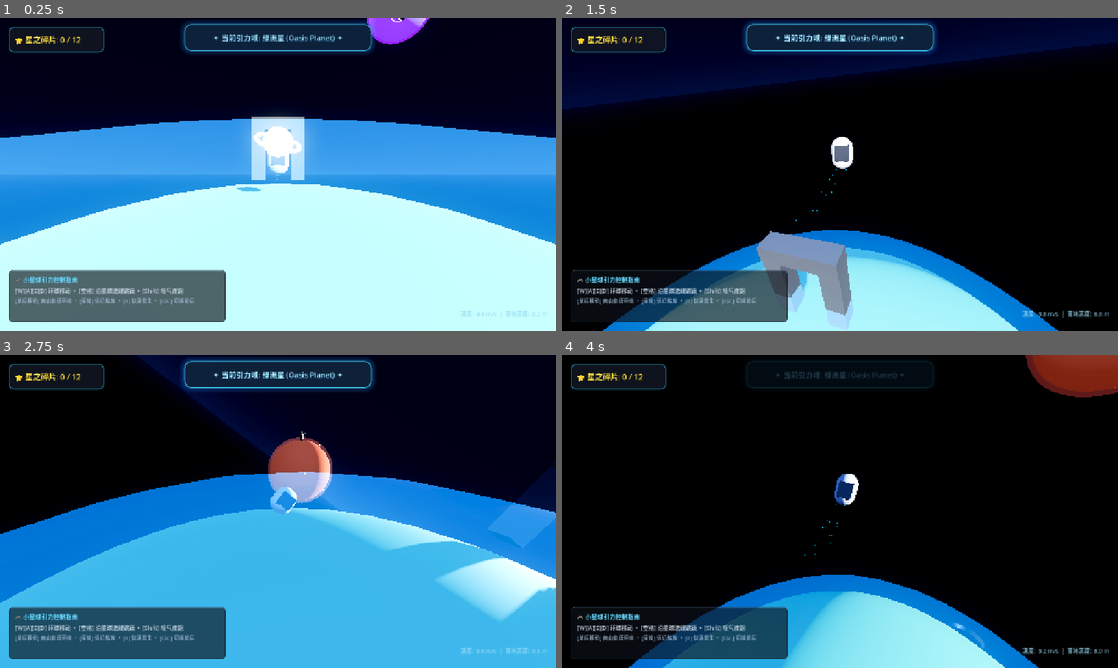
Above: before the commit, frames 1-4 (two rows, left to right).
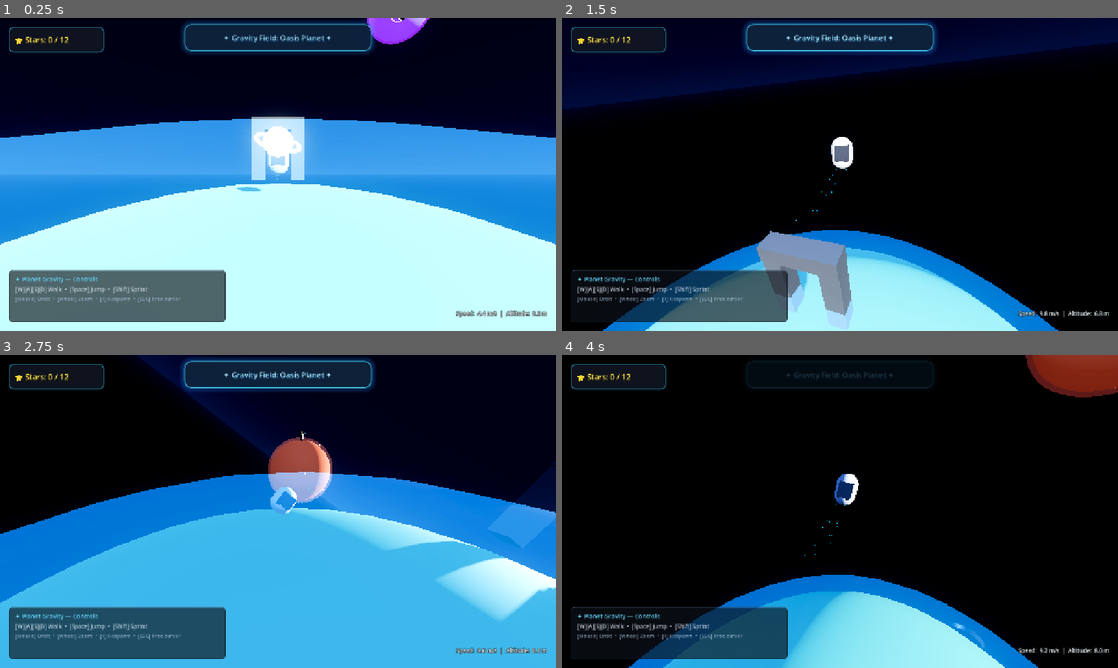
Above: after the commit, the same moments.

Repository: WadeCd/planet
Game: Godot game, scene res://scenes/main.tscn
Two runs of this game, one before a commit and one after it. Both use one fixed random seed, a clock stepped at 60 frames per second and the inputs below.
Inputs (mouse positions are in pixels of both pictures, inside the frame that each line leads up to):
- Up to frame 1 (0.25 s): no input
- Up to frame 2 (1.5 s): tap Enter (ui_accept) at 0.5 s; move the mouse to (867, 174) at 0.52 s; hold Shift (sprint) 0.53-1.28 s; hold W (move_forward) from 0.53 s (still down); click (867, 174) at 0.67 s; tap Space (jump) at 0.77 s; move the mouse to (812, 174) at 1.27 s; tap Q at 1.35 s; click (812, 174) at 1.42 s
- Up to frame 3 (2.75 s): keep holding W (move_forward); tap Space (jump) at 1.52 s; move the mouse to (289, 505) at 2.02 s; hold E from 2.03 s (still down); click (289, 505) at 2.17 s
- Up to frame 4 (4 s): keep holding W (move_forward); move the mouse to (834, 517) at 2.77 s; release E at 2.78 s; tap Shift (sprint) at 2.85 s; click (834, 517) at 2.92 s; tap Space (jump) at 3.02, 3.77 s; move the mouse to (878, 514) at 3.52 s; hold Q from 3.53 s (still down); click (878, 514) at 3.67 s

The runs differ from the first frame. In frame 1, 1.6% of the frame differs, in the area x 2-99%, y 4-96%; in frame 2, 1.8%; in frame 3, 1.7%; in frame 4, 1.6%.

Commit message:
feat(game): 游戏内 19 处中文 UI 文案全部改为英文
EP01 devlog 受众是 YouTube/X/TikTok 英文用户，画面里不能出现中文 UI。
用户要求"录之前改成英文，没得商量"。

改动 7 个文件、19 处：
- scripts/hud.gd   星数 / 引力域横幅 / 遥测 三个运行时字符串
- scripts/main.gd  初始星球名
- scripts/planet.gd  planet_name 默认值
- scripts/player.gd  失重状态提示
- scenes/main.tscn  三个星球名（去掉中文，保留英文）
- scenes/hud.tscn   9 处 label 文案
- project.godot     窗口标题 -> "Planet Gravity"

英文按短句定稿（英文比中文长，HUD 面板有固定宽度，避免溢出）。

同时修掉两个"上镜才看得出"的问题（lead 实机截图确认后追加）：
1. 控制指南标题的 emoji 🎮 在 Godot 默认字体下渲染成方块(tofu)，
   换成 ✦（同横幅风格，实测可正常渲染）。
2. 右下角遥测 Speed/Altitude 原来是无面板的浅青色文字，
   叠在明亮行星表面上几乎看不见 —— 而这块正是本期要讲的核心读数。
   改为近白文字 + 深色描边(outline_size=4)，任何背景上都清晰。

验证（实机，非声称）：
- CJK 扫描 scripts/ scenes/ project.godot -> 无匹配
- Godot --headless --quit-after 120 -> exit 0，无脚本错误
- 非 headless 启动 + 全屏截图 + 亲眼看：HUD 5 个区块全部英文、
  无溢出无裁剪；遥测改描边后清晰可读；✦ 正常渲染无 tofu
- 顺带确认：不要用 *_console.exe 录制，它会多开一个黑色控制台窗口抢焦点

注：胜利弹窗被动运行不触发，由 teammate 在 %TEMP% 工程副本中量过几何，
内容自适应、最长行 473px 在 1280 画布内，结构上不会裁剪。

Diff:
--- a/project.godot
+++ b/project.godot
@@ -10,7 +10,7 @@
 
 [application]
 
-config/name="小星球引力 - Planet Gravity"
+config/name="Planet Gravity"
 config/description="3D Spherical Gravity & Mini-Planet Exploration in Godot 4"
 run/main_scene="res://scenes/main.tscn"
 config/features=PackedStringArray("4.7", "Forward Plus")
--- a/scenes/hud.tscn
+++ b/scenes/hud.tscn
@@ -99,7 +99,7 @@
 theme_override_colors/font_color = Color(1, 0.9, 0.3, 1)
 theme_override_colors/font_shadow_color = Color(0, 0, 0, 0.5)
 theme_override_font_sizes/font_size = 18
-text = "⭐ 星之碎片: 0 / 0"
+text = "⭐ Stars: 0 / 0"
 
 [node name="TopCenter" type="MarginContainer" parent="Control"]
 layout_mode = 1
@@ -121,7 +121,7 @@
 theme_override_colors/font_color = Color(0.7, 0.95, 1, 1)
 theme_override_colors/font_shadow_color = Color(0, 0.2, 0.4, 0.8)
 theme_override_font_sizes/font_size = 17
-text = "✦ 当前引力域: 绿洲小行星 ✦"
+text = "✦ Gravity Field: Oasis Planet ✦"
 horizontal_alignment = 1
 
 [node name="BottomLeft" type="MarginContainer" parent="Control"]
@@ -154,19 +154,19 @@
 layout_mode = 2
 theme_override_colors/font_color = Color(0.4, 0.85, 1, 1)
 theme_override_font_sizes/font_size = 14
-text = "🎮 小星球引力控制指南"
+text = "✦ Planet Gravity — Controls"
 
 [node name="Line1" type="Label" parent="Control/BottomLeft/HelpPanel/Margin/VBox"]
 layout_mode = 2
 theme_override_colors/font_color = Color(0.85, 0.9, 0.95, 0.85)
 theme_override_font_sizes/font_size = 13
-text = "[W][A][S][D] 环球移动  •  [空格] 沿星球法线跳跃  •  [Shift] 喷气疾跑"
+text = "[W][A][S][D] Walk  •  [Space] Jump  •  [Shift] Sprint"
 
 [node name="Line2" type="Label" parent="Control/BottomLeft/HelpPanel/Margin/VBox"]
 layout_mode = 2
 theme_override_colors/font_color = Color(0.7, 0.8, 0.9, 0.75)
 theme_override_font_sizes/font_size = 12
-text = "[鼠标移动] 自由轨道环绕  •  [滚轮] 远近缩放  •  [R] 快速重生  •  [ESC] 切换鼠标"
+text = "[Mouse] Orbit  •  [Wheel] Zoom  •  [R] Respawn  •  [ESC] Free cursor"
 
 [node name="BottomRight" type="MarginContainer" parent="Control"]
 layout_mode = 1
@@ -184,9 +184,11 @@
 
 [node name="TelemetryLabel" type="Label" parent="Control/BottomRight"]
 layout_mode = 2
-theme_override_colors/font_color = Color(0.6, 0.85, 0.95, 0.8)
+theme_override_colors/font_color = Color(0.94, 0.98, 1, 1)
+theme_override_colors/font_outline_color = Color(0, 0, 0, 0.9)
+theme_override_constants/outline_size = 4
 theme_override_font_sizes/font_size = 13
-text = "速度:  0.0 m/s  |  离地高度:  0.0 m"
+text = "Speed:  0.0 m/s  |  Altitude:  0.0 m"
 horizontal_alignment = 2
 
 [node name="Center" type="CenterContainer" parent="Control"]
@@ -219,20 +221,19 @@
 theme_override_colors/font_color = Color(1, 0.9, 0.3, 1)
 theme_override_colors/font_shadow_color = Color(0.8, 0.4, 0, 0.8)
 theme_override_font_sizes/font_size = 28
-text = "✨ 宇宙探索大胜利！✨"
+text = "✨ PLANET CONQUERED! ✨"
 horizontal_alignment = 1
 
 [node name="VictoryDesc" type="Label" parent="Control/Center/VictoryModal/Margin/VBox"]
 layout_mode = 2
 theme_override_colors/font_color = Color(0.9, 0.95, 1, 0.9)
 theme_override_font_sizes/font_size = 16
-text = "你成功掌握了任意朝向的球面引力物理！
-收集了全星系所有的能量星之碎片！"
+text = "You mastered gravity on a sphere — walking in any direction.\nYou collected every Star Fragment in the system!"
 horizontal_alignment = 1
 
 [node name="VictoryTip" type="Label" parent="Control/Center/VictoryModal/Margin/VBox"]
 layout_mode = 2
 theme_override_colors/font_color = Color(0.5, 0.8, 1, 0.75)
 theme_override_font_sizes/font_size = 13
-text = "按 [R] 键可以重置位置重新挑战或继续自由漫游探索"
-horizontal_alignment = 1
+text = "Press [R] to reset your position, or keep exploring freely"
+horizontal_alignment = 1
--- a/scenes/main.tscn
+++ b/scenes/main.tscn
@@ -83,7 +83,7 @@
 [node name="Planets" type="Node3D" parent="."]
 
 [node name="PlanetOasis" parent="Planets" instance=ExtResource("2_planet")]
-planet_name = "绿洲星 (Oasis Planet)"
+planet_name = "Oasis Planet"
 radius = 20.0
 gravity_strength = 18.0
 gravity_radius = 55.0
@@ -107,7 +107,7 @@
 
 [node name="PlanetMoon" parent="Planets" instance=ExtResource("2_planet")]
 transform = Transform3D(1, 0, 0, 0, 1, 0, 0, 0, 1, 85, 20, 0)
-planet_name = "赤岩卫星 (Crimson Moon)"
+planet_name = "Crimson Moon"
 radius = 13.0
 gravity_strength = 11.0
 gravity_radius = 42.0
@@ -117,7 +117,7 @@
 
 [node name="PlanetComet" parent="Planets" instance=ExtResource("2_planet")]
 transform = Transform3D(1, 0, 0, 0, 1, 0, 0, 0, 1, 40, 75, -60)
-planet_name = "极光冰晶彗星 (Aurora Crystal Comet)"
+planet_name = "Aurora Crystal Comet"
 radius = 9.0
 gravity_strength = 8.0
 gravity_radius = 35.0
--- a/scripts/hud.gd
+++ b/scripts/hud.gd
@@ -24,7 +24,7 @@
 
 func update_stars(collected: int, total: int) -> void:
 	if star_label:
-		star_label.text = "⭐ 星之碎片: %d / %d" % [collected, total]
+		star_label.text = "⭐ Stars: %d / %d" % [collected, total]
 		# Pop animation on collection
 		var tween: Tween = create_tween()
 		tween.tween_property(star_label, "scale", Vector2(1.2, 1.2), 0.1)
@@ -36,14 +36,14 @@
 func show_planet_name(name_str: String) -> void:
 	if not planet_label or not planet_banner:
 		return
-	planet_label.text = "✦ 当前引力域: " + name_str + " ✦"
+	planet_label.text = "✦ Gravity Field: " + name_str + " ✦"
 	banner_timer = 3.5
 	var tween: Tween = create_tween()
 	tween.tween_property(planet_banner, "modulate:a", 1.0, 0.3)
 
 func update_telemetry(speed: float, altitude: float) -> void:
 	if telemetry_label:
-		telemetry_label.text = "速度: %4.1f m/s  |  离地高度: %4.1f m" % [speed, altitude]
+		telemetry_label.text = "Speed: %4.1f m/s  |  Altitude: %4.1f m" % [speed, altitude]
 
 func show_victory() -> void:
 	if not victory_modal:
--- a/scripts/main.gd
+++ b/scripts/main.gd
@@ -19,7 +19,7 @@
 		# Initial UI state
 		var total_stars: int = get_tree().get_nodes_in_group("collectibles").size()
 		hud.update_stars(0, total_stars)
-		hud.show_planet_name("绿洲星 (Oasis Planet)")
+		hud.show_planet_name("Oasis Planet")
 
 func _process(_delta: float) -> void:
 	if player and hud:
--- a/scripts/planet.gd
+++ b/scripts/planet.gd
@@ -1,7 +1,7 @@
 class_name Planet
 extends StaticBody3D
 
-@export var planet_name: String = "小星球"
+@export var planet_name: String = "Tiny Planet"
 @export var radius: float = 20.0:
 	set(val):
 		radius = maxf(2.0, val)
--- a/scripts/player.gd
+++ b/scripts/player.gd
@@ -192,7 +192,7 @@
 		if current_planet:
 			planet_changed.emit(current_planet.planet_name)
 		else:
-			planet_changed.emit("深空失重状态 (Zero-G Space)")
+			planet_changed.emit("Zero-G Space")
 
 	if current_gravity.length_squared() > 0.01:
 		target_up = -current_gravity.normalized()
